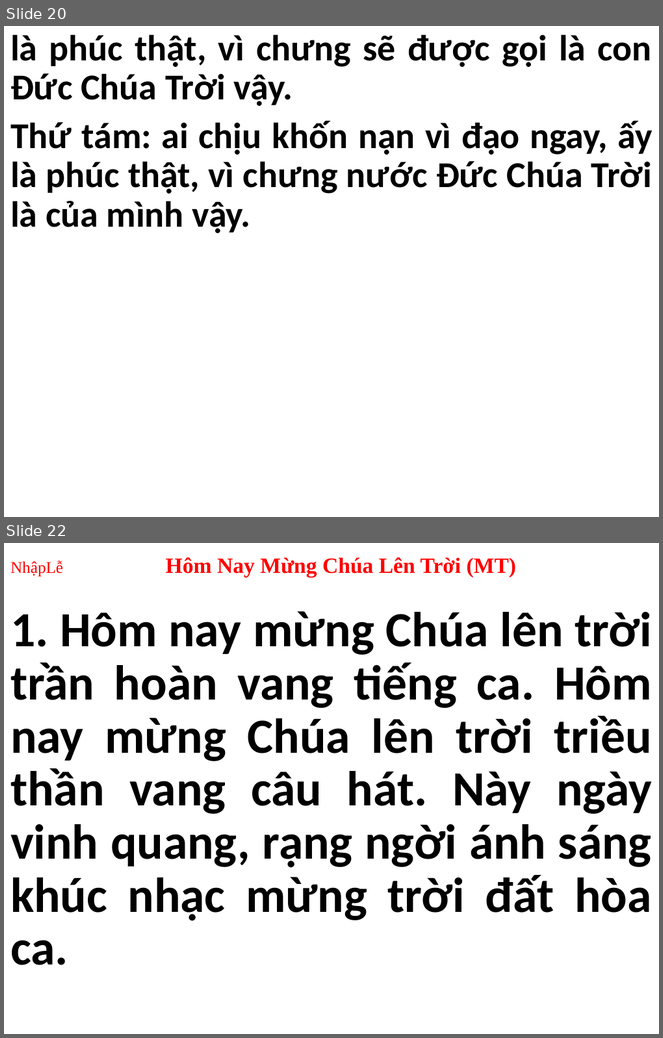
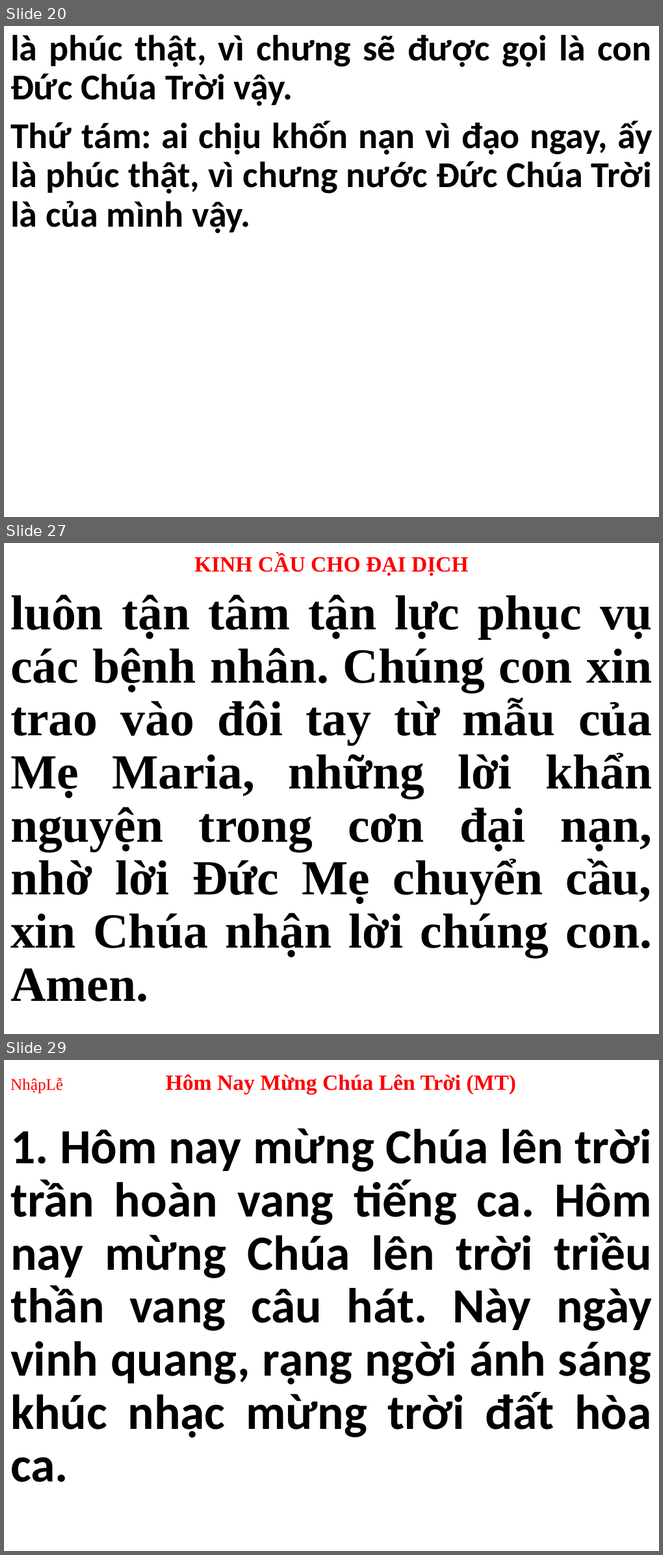
Before and after one commit to webfullstack99/usb-songs, a slide deck: CN.pptx. Shown one above the other, each under a label of ours: slides 20 and 22 before the commit, slides 20, 27 and 29 after it; the slides between them are not shown. The pictures are 663x1038 and 663x1555 pixels, drawn with LibreOffice and Linux fonts; fonts in the diff are those of the drawing. Boxes give left, top, right and bottom in pixels: in the first picture for what was removed or moved away, otherwise in the second. Text is boxed around its words. In the diff, an @@ line names an element or a change of style, - is before the commit and + after.

```diff
--- a/CN.pptx
+++ b/CN.pptx
@@ slide 27 added at (4, 543, 659, 1034), background #FFFFFF @@
@@ title added at (194, 554, 469, 575), 24 pt, text #FF0000, bold @@
+KINH CẦU CHO ĐẠI DỊCH
@@ subtitle added at (10, 594, 652, 1002), 54 pt, text #000000, bold @@
+luôn tận tâm tận lực phục vụ các bệnh nhân. Chúng con xin trao vào đôi tay từ mẫu của Mẹ Maria, những lời khẩn nguyện trong cơn đại nạn, nhờ lời Đức Mẹ chuyển cầu, xin Chúa nhận lời chúng con. Amen.
@@ what was slide 22 is now slide 29 @@
```
Also in this commit, not shown: 2 slides changed, 6 other slides added, 3 other files.
